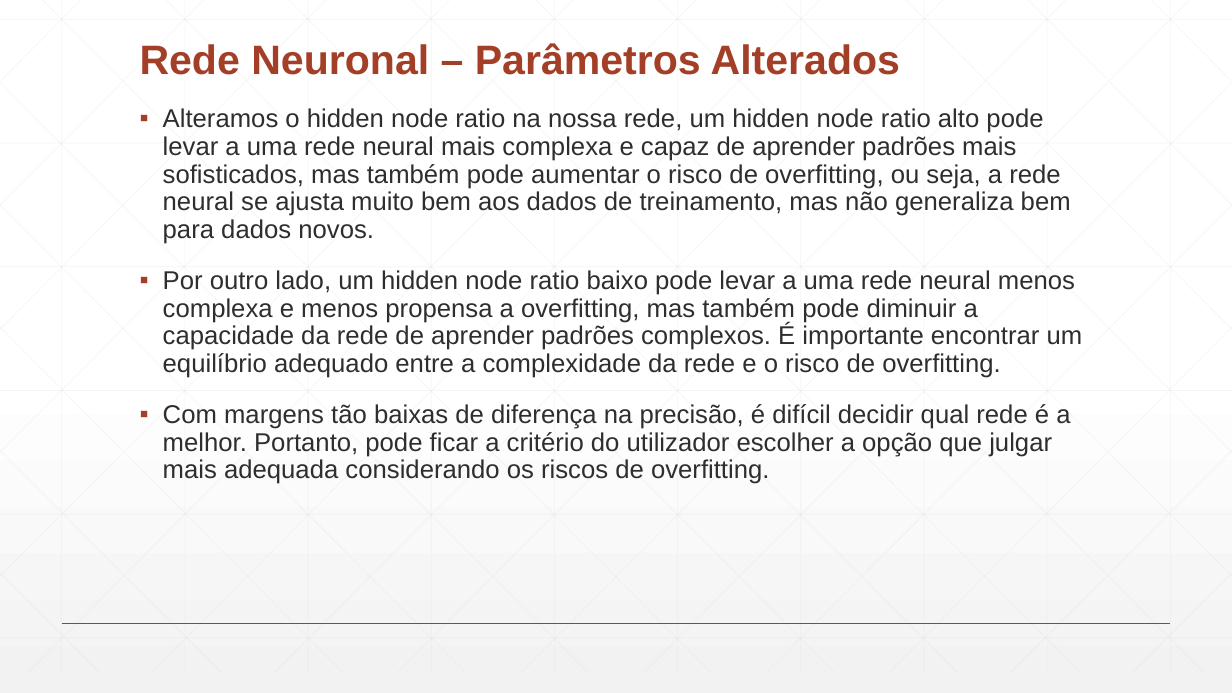
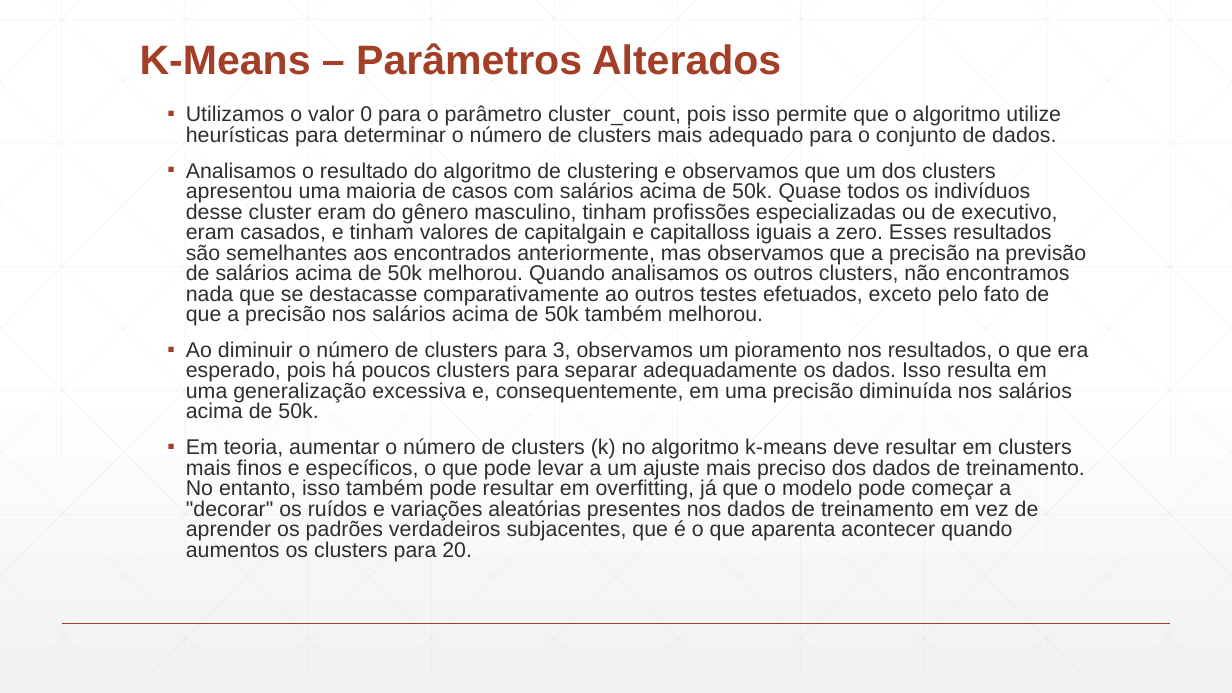
Before and after one commit to Paulitchos/SI_2_TP, a slide deck: slide 21 of Parte_2/DataMining.pptx (slide 14 before the commit). Drawn at 1232x693 pixels with LibreOffice and Linux fonts; fonts in the diff are those of the drawing. Boxes give left, top, right and bottom in pixels: in the first picture for what was removed or moved away, otherwise in the second. Text is boxed around its words. In the diff, an @@ line names an element or a change of style, - is before the commit and + after.

```diff
--- a/Parte_2/DataMining.pptx
+++ b/Parte_2/DataMining.pptx
@@ title at [140,43,781,75]: text changed @@
-Rede Neuronal – Parâmetros Alterados
+K-Means – Parâmetros Alterados
@@ text at [186,105,1089,562]: text changed; size 20 to 16.6 pt @@
-▪ Alteramos o hidden node ratio na nossa rede, um hidden node ratio alto pode levar a uma rede neural mais complexa e capaz de aprender padrões mais sofisticados, mas também pode aumentar o risco de overfitting, ou seja, a rede neural se ajusta muito bem aos dados de treinamento, mas não generaliza bem para dados novos.
-▪ Por outro lado, um hidden node ratio baixo pode levar a uma rede neural menos complexa e menos propensa a overfitting, mas também pode diminuir a capacidade da rede de aprender padrões complexos. É importante encontrar um equilíbrio adequado entre a complexidade da rede e o risco de overfitting.
-▪ Com margens tão baixas de diferença na precisão, é difícil decidir qual rede é a melhor. Portanto, pode ficar a critério do utilizador escolher a opção que julgar mais adequada considerando os riscos de overfitting.
+  ▪ Utilizamos o valor 0 para o parâmetro cluster_count, pois isso permite que o algoritmo utilize heurísticas para determinar o número de clusters mais adequado para o conjunto de dados.
+  ▪ Analisamos o resultado do algoritmo de clustering e observamos que um dos clusters apresentou uma maioria de casos com salários acima de 50k. Quase todos os indivíduos desse cluster eram do gênero masculino, tinham profissões especializadas ou de executivo, eram casados, e tinham valores de capitalgain e capitalloss iguais a zero. Esses resultados são semelhantes aos encontrados anteriormente, mas observamos que a precisão na previsão de salários acima de 50k melhorou. Quando analisamos os outros clusters, não encontramos nada que se destacasse comparativamente ao outros testes efetuados, exceto pelo fato de que a precisão nos salários acima de 50k também melhorou.
+  ▪ Ao diminuir o número de clusters para 3, observamos um pioramento nos resultados, o que era esperado, pois há poucos clusters para separar adequadamente os dados. Isso resulta em uma generalização excessiva e, consequentemente, em uma precisão diminuída nos salários acima de 50k.
+  ▪ Em teoria, aumentar o número de clusters (k) no algoritmo k-means deve resultar em clusters mais finos e específicos, o que pode levar a um ajuste mais preciso dos dados de treinamento. No entanto, isso também pode resultar em overfitting, já que o modelo pode começar a "decorar" os ruídos e variações aleatórias presentes nos dados de treinamento em vez de aprender os padrões verdadeiros subjacentes, que é o que aparenta acontecer quando aumentos os clusters para 20.
```
Also in this commit, not shown: 3 other slides changed, 4 slides added, 4 other files.
